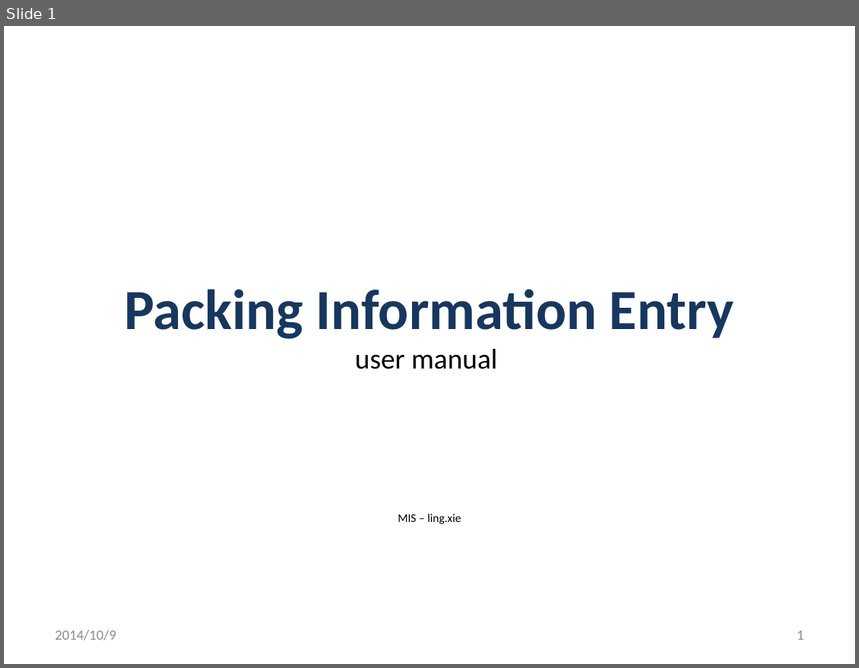
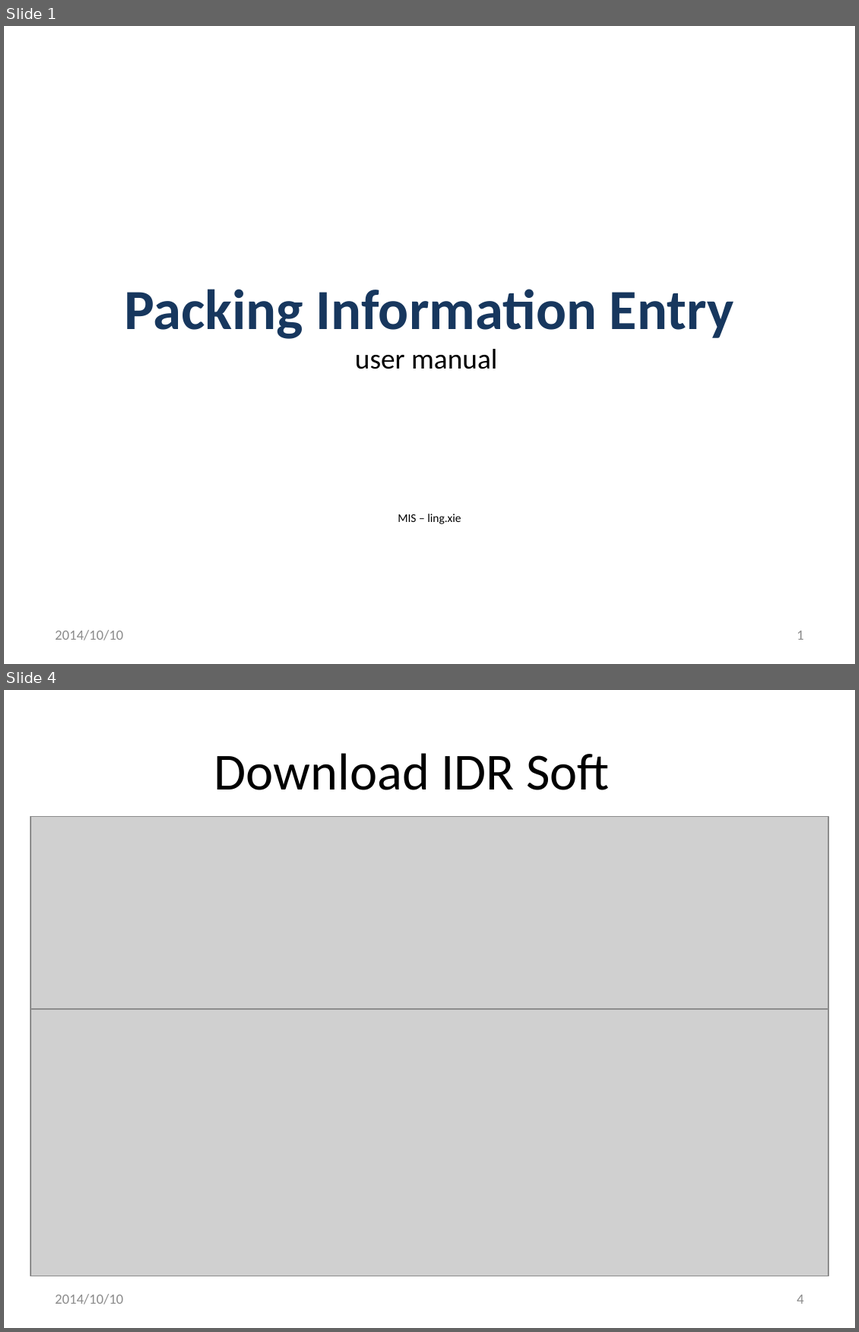
Before and after one commit to xlgwr/pie, a slide deck: FrmPIE/0PackingInformationEntry.pptx. Shown one above the other, each under a label of ours: slide 1 before the commit, slides 1 and 4 after it; the slides between them are not shown. The pictures are 859x668 and 859x1332 pixels, drawn with LibreOffice and Linux fonts; fonts in the diff are those of the drawing; grey boxes stand for pictures; background and template pictures are left out. Boxes give left, top, right and bottom in pixels: in the first picture for what was removed or moved away, otherwise in the second. Text is boxed around its words. In the diff, an @@ line names an element or a change of style, - is before the commit and + after.

```diff
--- a/FrmPIE/0PackingInformationEntry.pptx
+++ b/FrmPIE/0PackingInformationEntry.pptx
@@ slide 4 added at <box>4,690,855,1328</box>, background #FFFFFF @@
@@ title added at <box>215,753,610,790</box>, 44 pt, text #000000 @@
+Download IDR Soft
@@ picture added at <box>31,816,829,1025</box> @@
@@ picture added at <box>31,1009,829,1277</box> @@
@@ text added at <box>55,1294,123,1305</box>, 12 pt, text #8C8C8C @@
+2014/10/10
@@ page number added at <box>797,1295,804,1304</box>, 12 pt, text #8C8C8C @@
+4
@@ slide 1 changed as well @@
@@ text at <box>55,630,123,641</box>: text changed @@
-2014/10/9
+2014/10/10
```
Also in this commit, not shown: 17 other slides changed, 1 other slide added, 14 other files.
